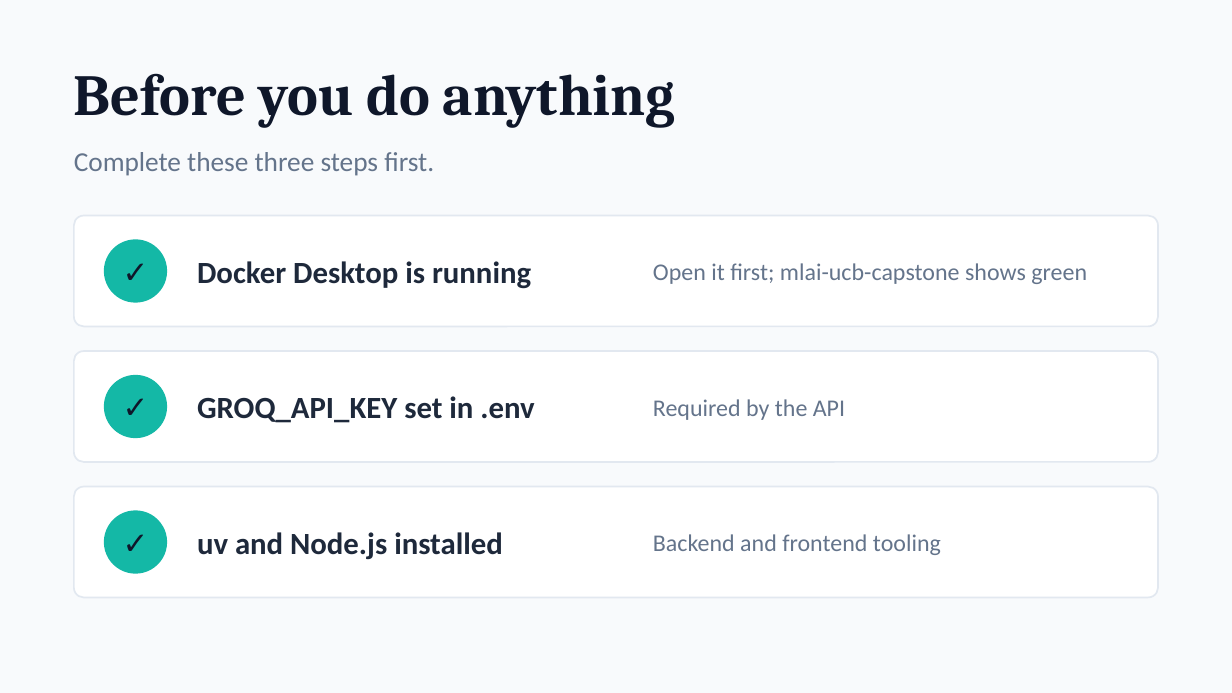
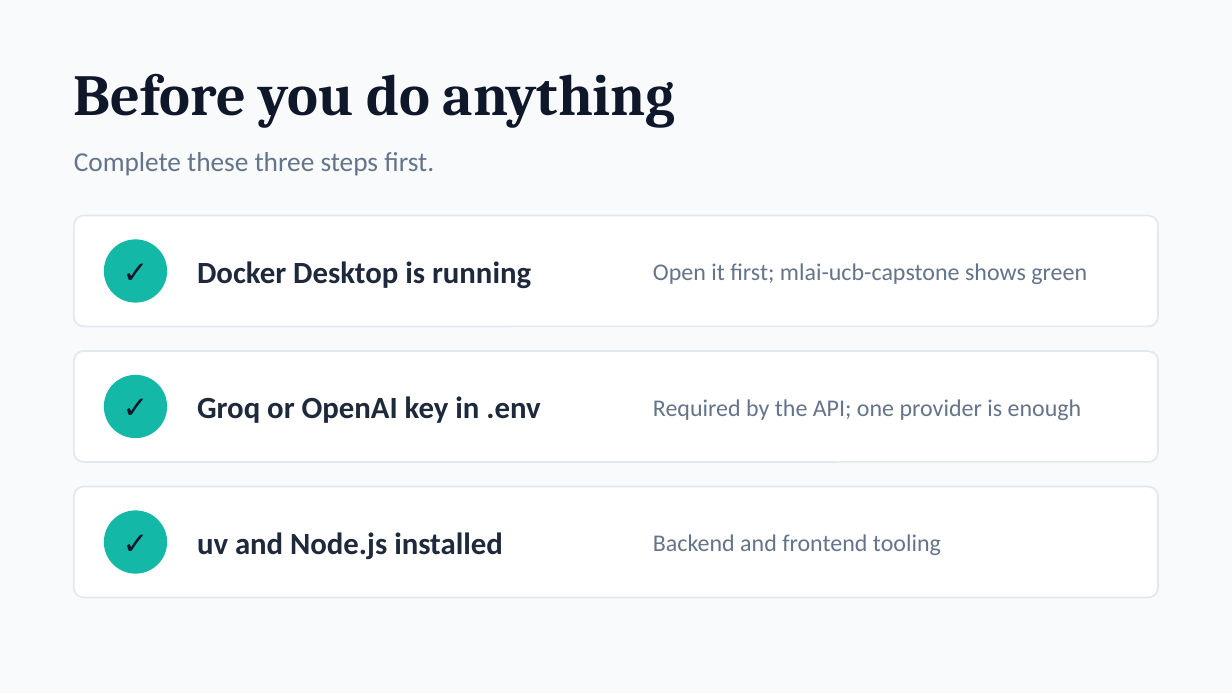
Before and after one commit to albertpinto/MLAI-UCB-Capstone, a slide deck: slide 1 of Capstone_Startup_Steps.pptx. Drawn at 1232x693 pixels with LibreOffice and Linux fonts; fonts in the diff are those of the drawing. Boxes give left, top, right and bottom in pixels: in the first picture for what was removed or moved away, otherwise in the second. Text is boxed around its words. In the diff, an @@ line names an element or a change of style, - is before the commit and + after.

Commit message:
Startup steps: add OpenAI as an LLM provider option

```diff
--- a/Capstone_Startup_Steps.pptx
+++ b/Capstone_Startup_Steps.pptx
@@ text at [197, 396, 540, 423]: text changed @@
-GROQ_API_KEY set in .env
+Groq or OpenAI key in .env
@@ text at [653, 399, 1082, 420]: text changed @@
-Required by the API
+Required by the API; one provider is enough
```
Also in this commit, not shown: 1 other slide changed, 1 slide added, 1 other file.
